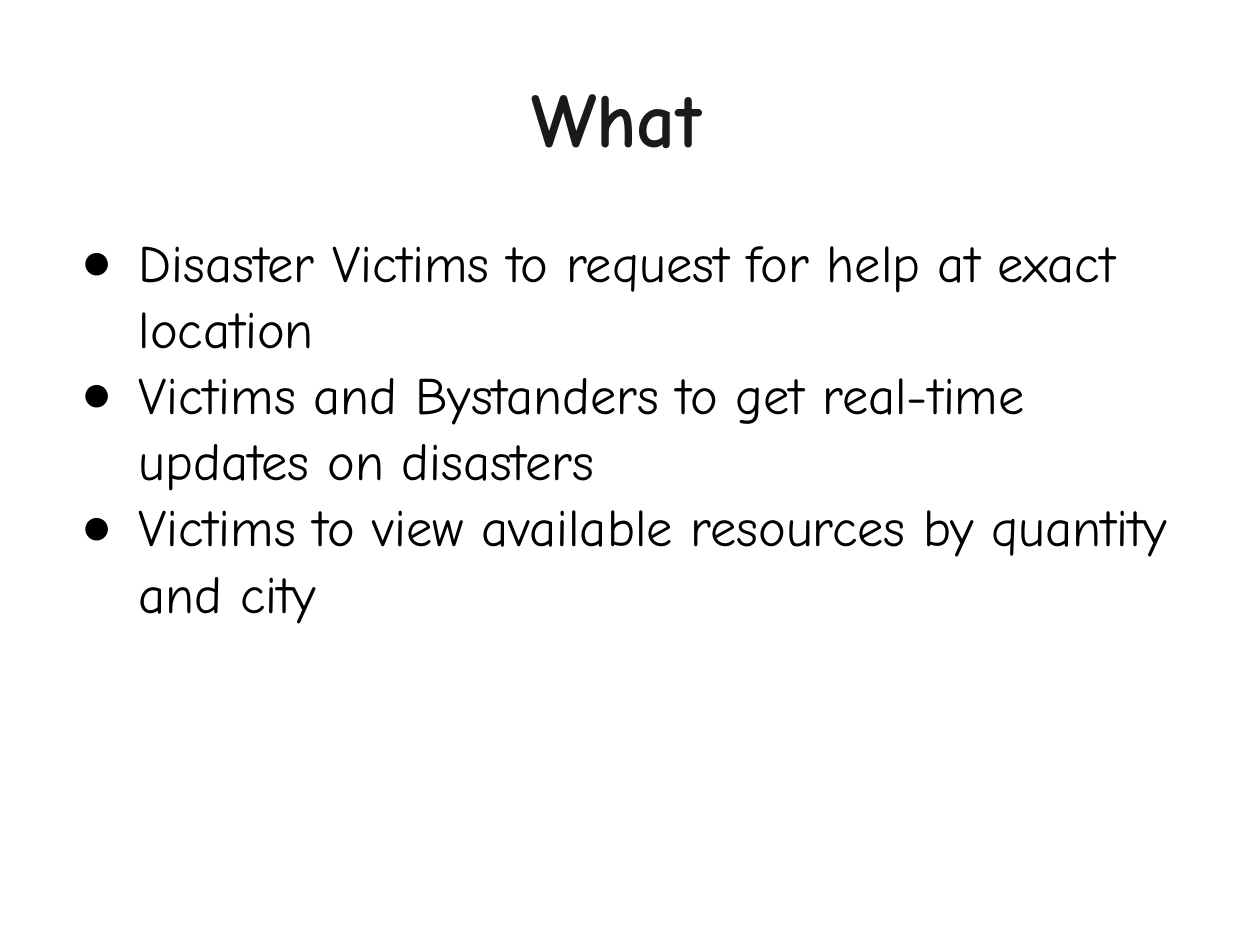
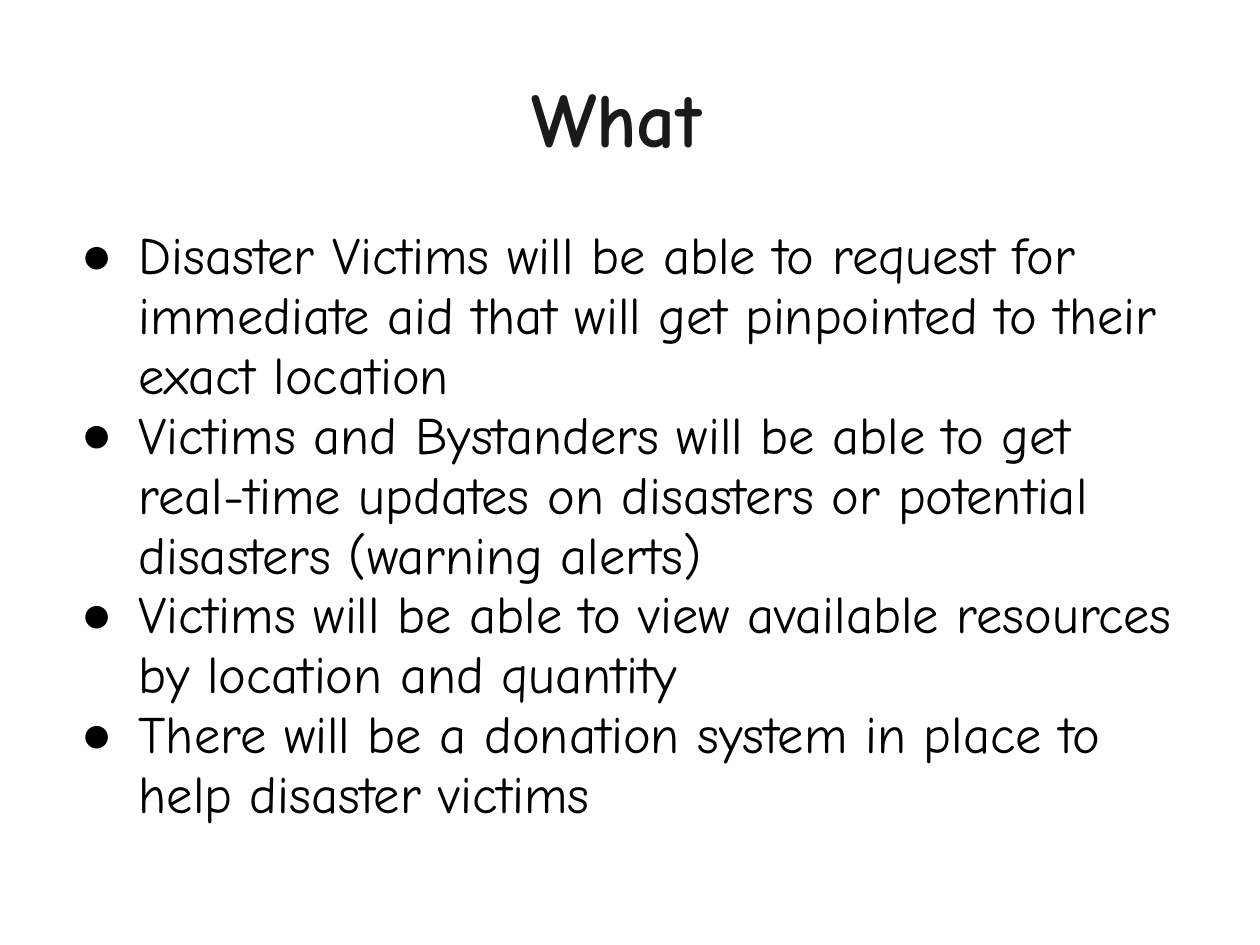
Before and after one commit to ceenguyen05/CS3354Project, a slide deck: slide 3 of 4_documentation/Final Project Presentation - CS3354.pptx. Drawn at 1260x945 pixels with LibreOffice and Linux fonts; fonts in the diff are those of the drawing. Boxes give left, top, right and bottom in pixels: in the first picture for what was removed or moved away, otherwise in the second. Text is boxed around its words. In the diff, an @@ line names an element or a change of style, - is before the commit and + after.

```diff
--- a/4_documentation/Final Project Presentation - CS3354.pptx
+++ b/4_documentation/Final Project Presentation - CS3354.pptx
@@ text at <box>139,238,1172,824</box>: text changed @@
-● Disaster Victims to request for help at exact location
-● Victims and Bystanders to get real-time updates on disasters
-● Victims to view available resources by quantity and city
+● Disaster Victims will be able to request for immediate aid that will get pinpointed to their exact location
+● Victims and Bystanders will be able to get real-time updates on disasters or potential disasters (warning alerts)
+● Victims will be able to view available resources by location and quantity
+● There will be a donation system in place to help disaster victims
```
Also in this commit, not shown: 7 other slides changed, 1 slide added, 1 other file.
